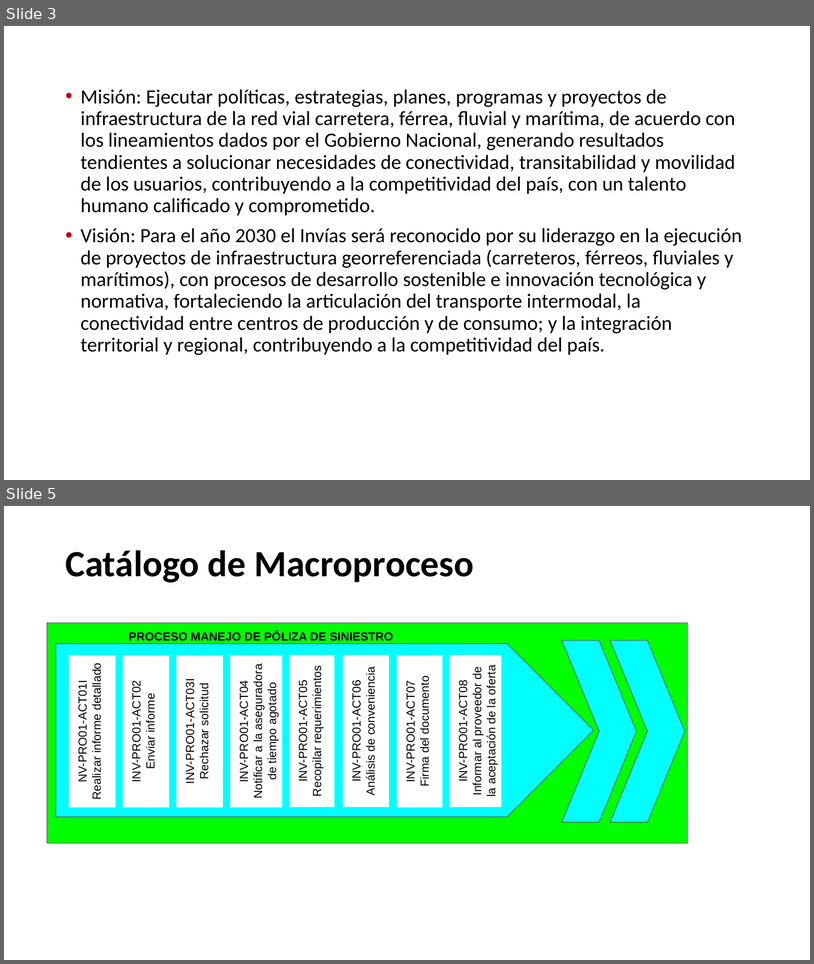
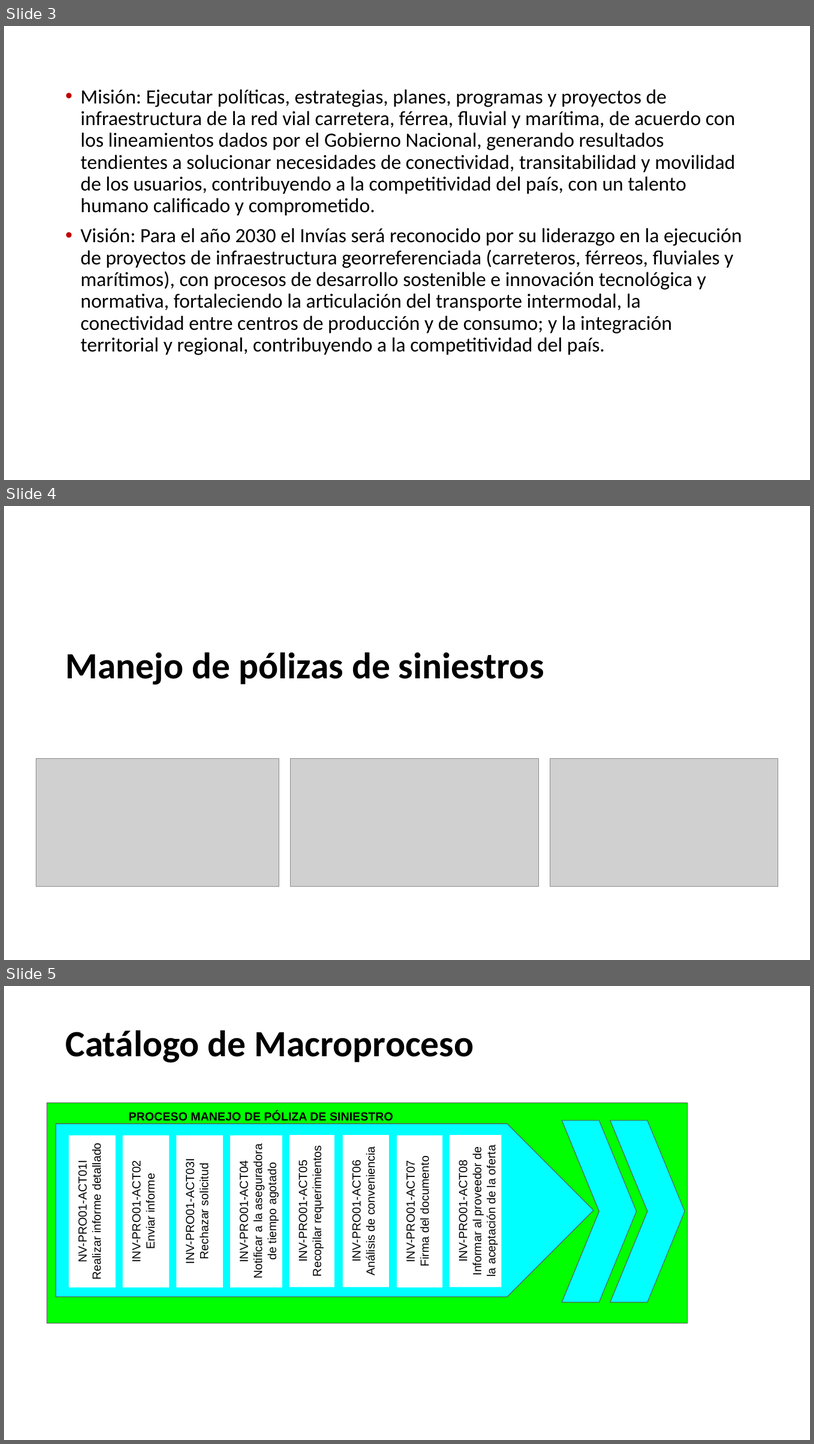
Before and after one commit to AndresFelipeGualdron/AUPN, a slide deck: AUPN.pptx. Shown one above the other, each under a label of ours: slides 3 and 5 before the commit, slides 3, 4 and 5 after it; the slides between them are not shown. The pictures are 814x964 and 814x1444 pixels, drawn with LibreOffice and Linux fonts; fonts in the diff are those of the drawing; grey boxes stand for pictures; background and template pictures are left out. Boxes give left, top, right and bottom in pixels: in the first picture for what was removed or moved away, otherwise in the second. Text is boxed around its words. In the diff, an @@ line names an element or a change of style, - is before the commit and + after.

```diff
--- a/AUPN.pptx
+++ b/AUPN.pptx
@@ slide 4 added at <box>4,506,810,960</box>, background picture (left out) @@
@@ title added at <box>65,652,545,685</box>, 44 pt, text #000000, bold @@
+Manejo de pólizas de siniestros
@@ picture added at <box>36,758,280,886</box> @@
@@ picture added at <box>291,758,539,886</box> @@
@@ picture added at <box>550,758,779,886</box> @@
```
Also in this commit, not shown: 1 slide removed.
